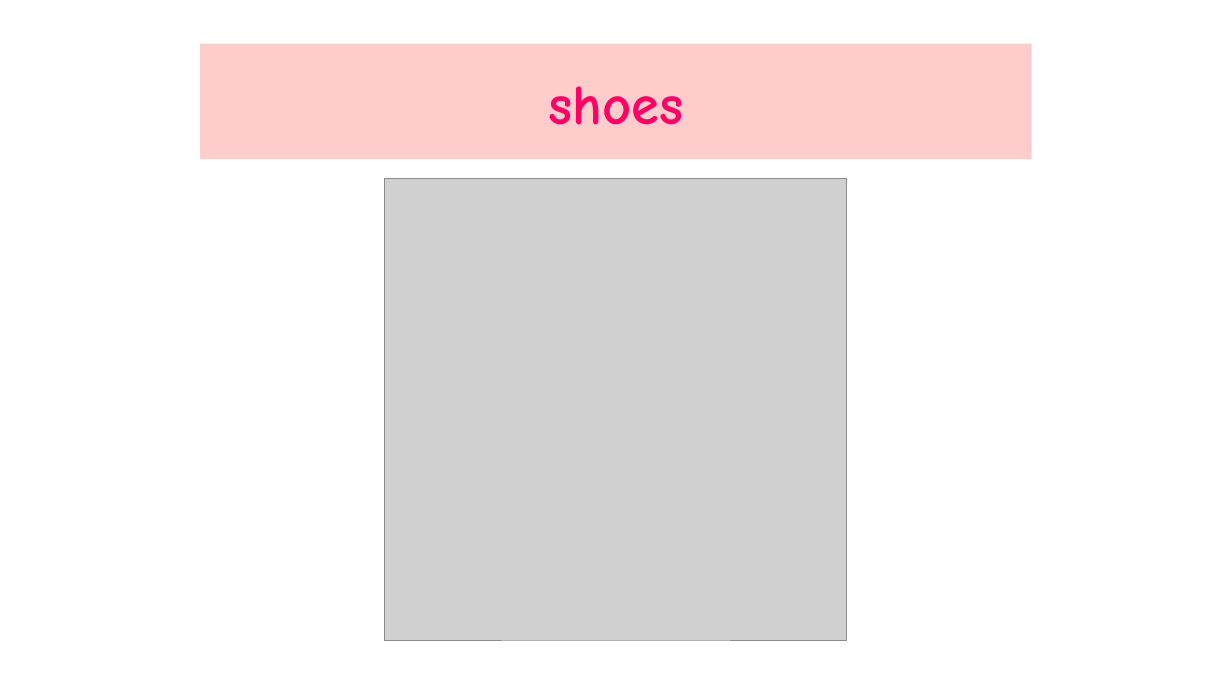
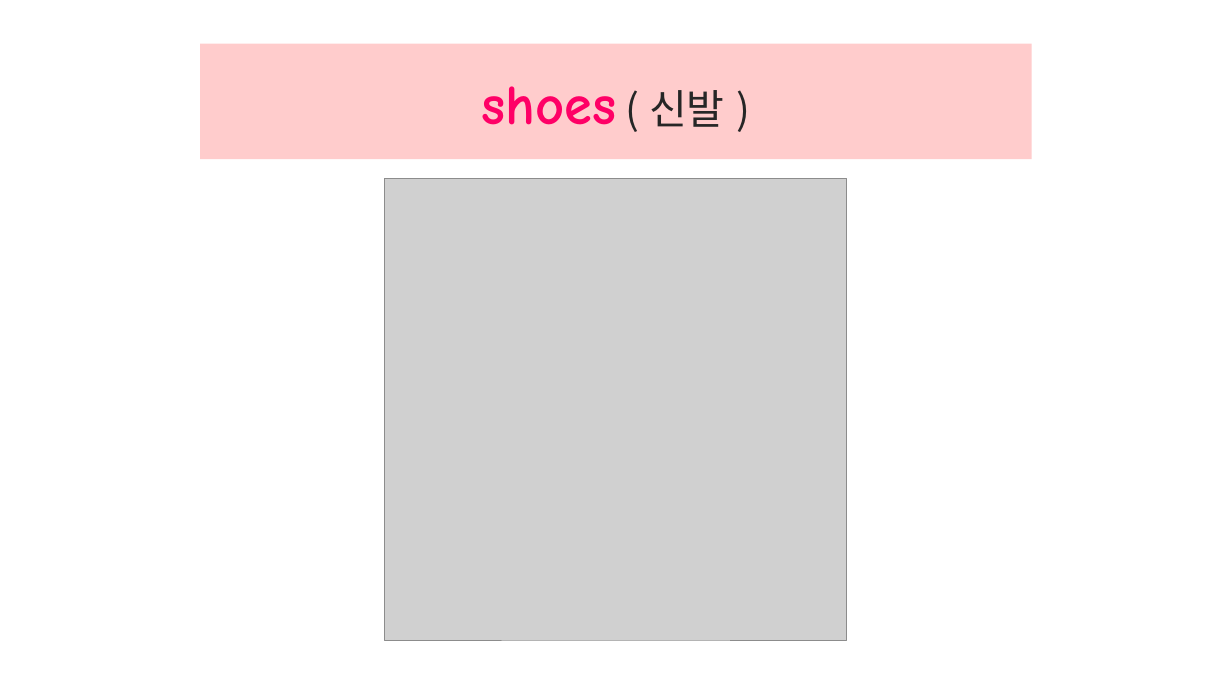
Before and after one commit to jangengineering/To-do-list, a slide deck: slide 6 of ppt/Lesson10-1_New_Words.pptx. Drawn at 1232x693 pixels with LibreOffice and Linux fonts; fonts in the diff are those of the drawing; grey boxes stand for pictures. Boxes give left, top, right and bottom in pixels: in the first picture for what was removed or moved away, otherwise in the second. Text is boxed around its words. In the diff, an @@ line names an element or a change of style, - is before the commit and + after.

```diff
--- a/ppt/Lesson10-1_New_Words.pptx
+++ b/ppt/Lesson10-1_New_Words.pptx
@@ title at [482,86,725,127]: text changed @@
-shoes
+shoes ( 신발 )
```
Also in this commit, not shown: 17 other slides changed, 4 slides added, 3 slides removed.
